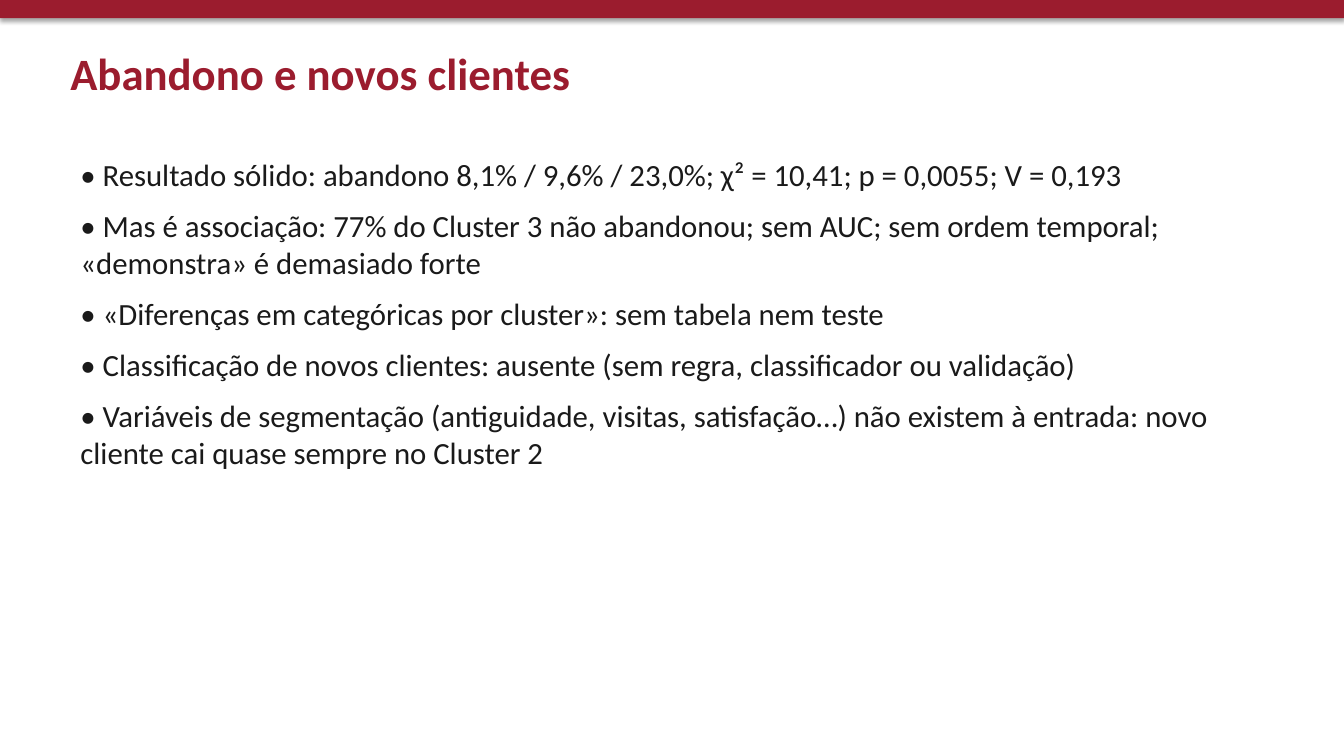
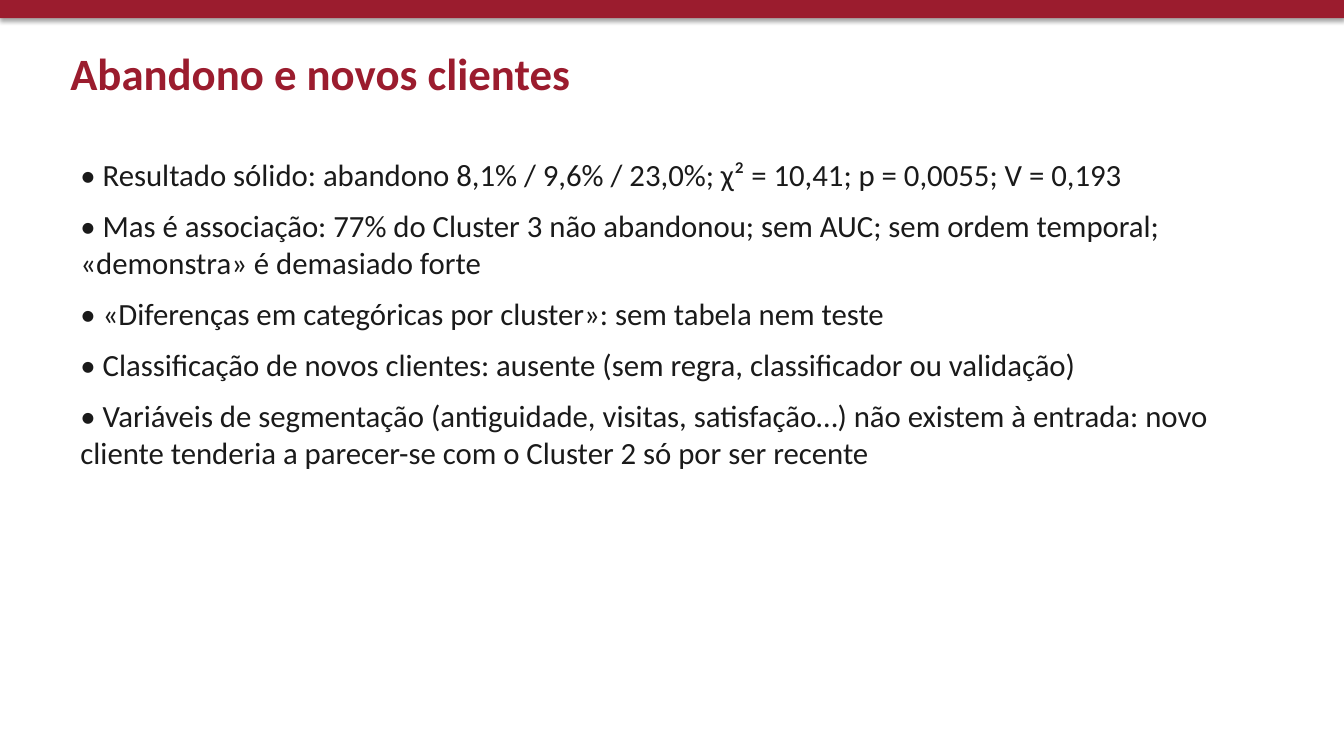
Before and after one commit to marcoluzmartins/claimsSettlement, a slide deck: slide 7 of trabalho_analise_dados/slides_video.pptx. Drawn at 1344x756 pixels with LibreOffice and Linux fonts; fonts in the diff are those of the drawing. Boxes give left, top, right and bottom in pixels: in the first picture for what was removed or moved away, otherwise in the second. Text is boxed around its words. In the diff, an @@ line names an element or a change of style, - is before the commit and + after.

```diff
--- a/trabalho_analise_dados/slides_video.pptx
+++ b/trabalho_analise_dados/slides_video.pptx
@@ text at <box>80,404,1207,469</box>: text changed @@
-• Variáveis de segmentação (antiguidade, visitas, satisfação…) não existem à entrada: novo cliente cai quase sempre no Cluster 2
+• Variáveis de segmentação (antiguidade, visitas, satisfação…) não existem à entrada: novo cliente tenderia a parecer-se com o Cluster 2 só por ser recente
```
Also in this commit, not shown: 5 other files.
